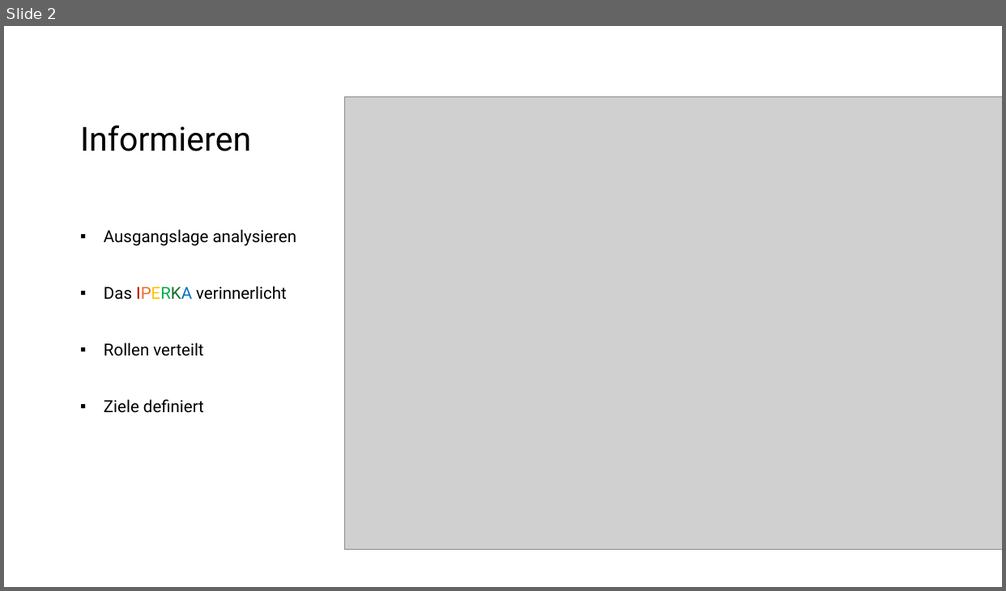
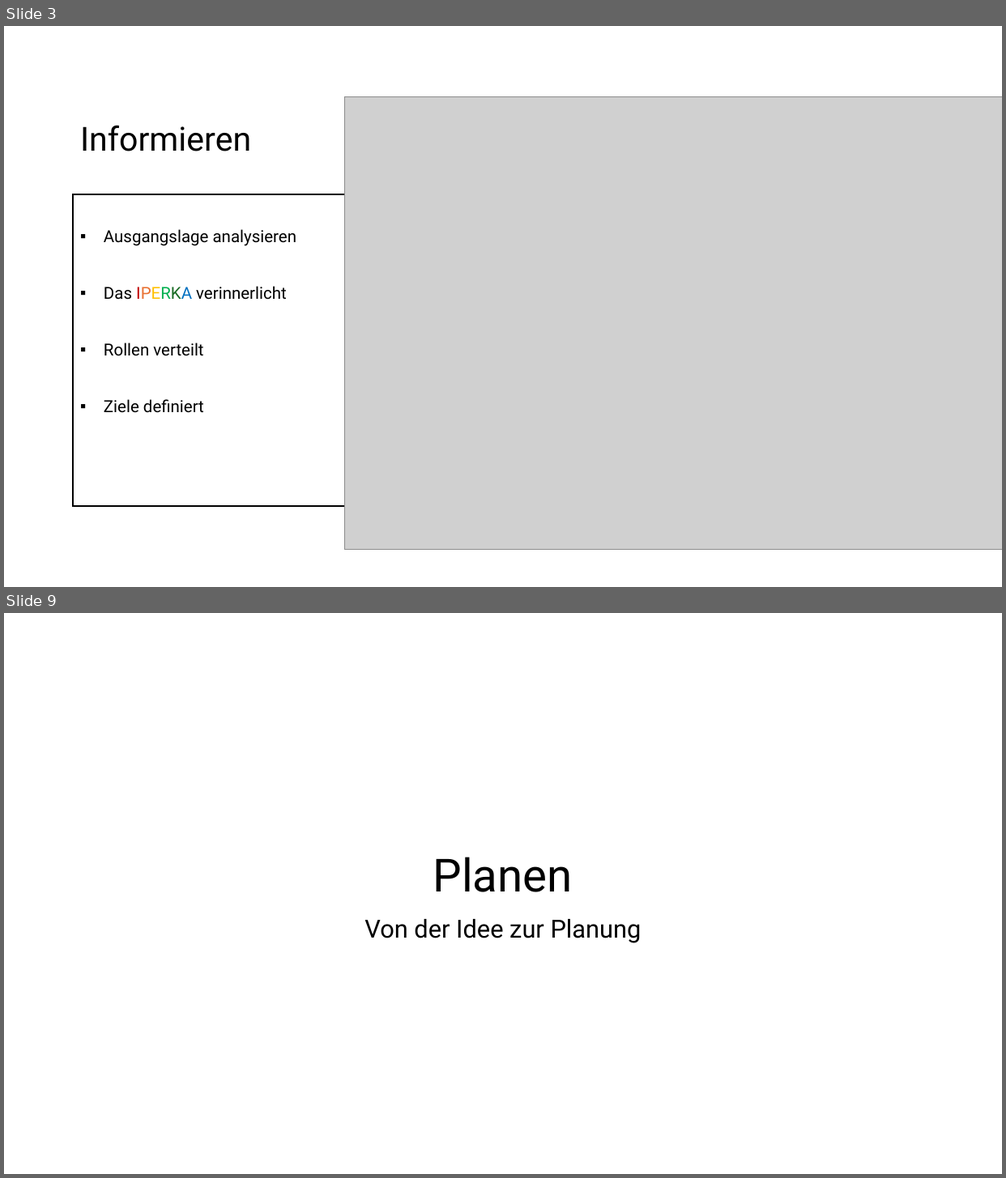
Before and after one commit to Emele-bzra/project-modul431, a slide deck: Material/präsentation_slarachare_games.pptx. Shown one above the other, each under a label of ours: slide 2 before the commit, slides 3 and 9 after it; the slides between them are not shown. The pictures are 1006x591 and 1006x1178 pixels, drawn with LibreOffice and Linux fonts; fonts in the diff are those of the drawing; grey boxes stand for pictures; background and template pictures are left out. Boxes give left, top, right and bottom in pixels: in the first picture for what was removed or moved away, otherwise in the second. Text is boxed around its words. In the diff, an @@ line names an element or a change of style, - is before the commit and + after.

Commit message:
ha alles bid realitasion gmacht chasch nochli s design apasse und sache überprüefe

```diff
--- a/Material/präsentation_slarachare_games.pptx
+++ b/Material/präsentation_slarachare_games.pptx
@@ slide 9 added at box(4, 613, 1002, 1174), background picture (left out) @@
@@ freeform shape added at box(221, 682, 802, 1054), fill #FFFFFF @@
@@ title added at box(433, 857, 573, 892), 44 pt, text #000000 @@
+Planen
@@ subtitle added at box(364, 919, 641, 943), 24 pt, text #000000 @@
+Von der Idee zur Planung
@@ what was slide 2 is now slide 3 @@
@@ slide 3 changed as well @@
@@ text "Ausgangslage analysieren": place and size @@
-text "Ausgangslage analysieren" at box(104, 229, 297, 413)
+text "Ausgangslage analysieren" at box(73, 194, 394, 506)
@@ text "Ausgangslage analysieren" at box(73, 194, 394, 506): fill none to #FFFFFF; outline none to #000000 1.5 pt @@
```
Also in this commit, not shown: 1 other slide changed, 19 other slides added, 2 slides removed.
